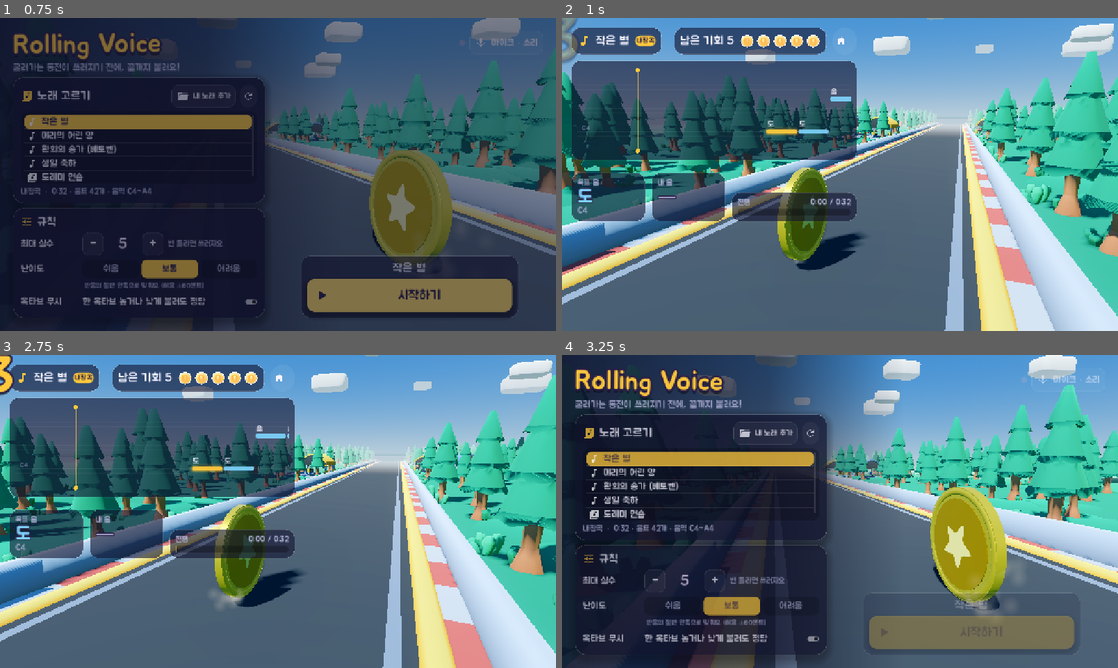
Above: before the commit, frames 1-4 (two rows, left to right).
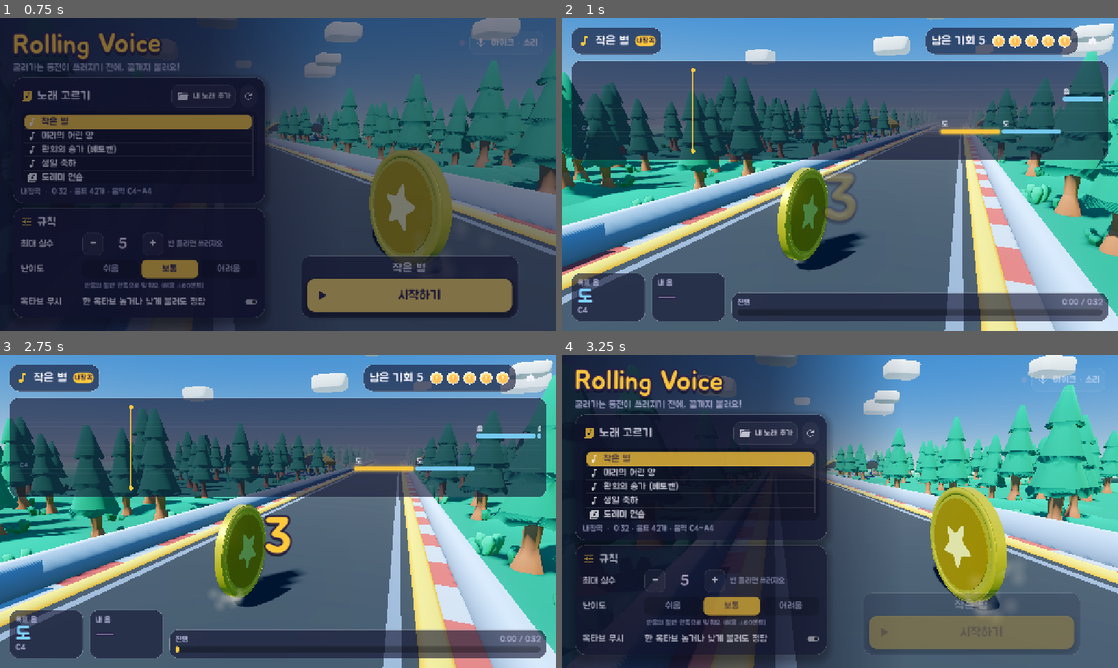
Above: after the commit, the same moments.

Repository: halfcodz/rolling_voice
Game: Godot game, scene res://scenes/main_menu.tscn
Same seed, same stepped clock (60 frames per second), same inputs: the game is played once before the commit and once after it. Sound files missing from this copy of the repository are replaced by a short silence.
Inputs (mouse positions are in pixels of both pictures, inside the frame that each line leads up to; where the layout moved, square brackets give the same spot in the first picture):
- Up to frame 1 (0.75 s): click "시작하기" at 0.5 s
- Up to frame 2 (1 s): no input
- Up to frame 3 (2.75 s): click (533, 376) [283, 376] at 1.25 s; click "시작하기" at 2 s
- Up to frame 4 (3.25 s): click (1095, 376) [845, 376] at 2.75 s

Frame 1 is identical in both runs. In frame 2, 36% of the frame differs, in the area x 0-99%, y 0-97%; in frame 3, 36%; in frame 4, nothing differs.

Commit message:
판정 순서 버그 수정, 시간 가중 판정, HUD 앵커·결승선 동기화 수정

Diff:
--- a/rolling-voice/scripts/game/game.gd
+++ b/rolling-voice/scripts/game/game.gd
@@ -26,13 +26,14 @@
 var _sfx: Dictionary = {}
 var _start_usec := 0
 var _cur := 0
-var _good := 0
-var _samples := 0
-var _total_good := 0
-var _total_samples := 0
+var _good := 0.0
+var _samples := 0.0
+var _total_good := 0.0
+var _total_samples := 0.0
 var _passed := 0
 var _judged := 0
 var _silent_time := 0.0
+var _sim_time := 0.0
 var _autoplay := ""   ## 테스트용: "good" / "bad" (명령줄 -- autoplay=good)
 
 
@@ -73,10 +74,10 @@
 func _start() -> void:
 	misses = 0
 	_cur = 0
-	_good = 0
-	_samples = 0
-	_total_good = 0
-	_total_samples = 0
+	_good = 0.0
+	_samples = 0.0
+	_total_good = 0.0
+	_total_samples = 0.0
 	_passed = 0
 	_judged = 0
 	_silent_time = 0.0
@@ -94,6 +95,7 @@
 			_hud.set_hint("반주 파일을 열 수 없어서 가이드 멜로디만 재생해요")
 	_backing.volume_db = 0.0
 	_start_usec = Time.get_ticks_usec()
+	_sim_time = 0.0
 	_synth.start()
 	if _backing.stream:
 		_backing.play()
@@ -101,6 +103,8 @@
 
 
 func song_time() -> float:
+	if not _autoplay.is_empty():
+		return _sim_time
 	if _backing.playing:
 		return _backing.get_playback_position() + AudioServer.get_time_since_last_mix() - AudioServer.get_output_latency()
 	return (Time.get_ticks_usec() - _start_usec) / 1000000.0 - AudioServer.get_output_latency()
@@ -112,6 +116,7 @@
 
 
 func _process(delta: float) -> void:
+	_sim_time += minf(delta, 1.0 / 30.0)
 	if state == State.FALLEN or state == State.CLEARED:
 		return
 	var t := song_time()
@@ -125,6 +130,15 @@
 	elif remain <= 0.0 and remain > -0.8:
 		_hud.set_countdown("시작!")
 		state = State.PLAYING
+
+	# 끝난 음표 판정 (먼저 넘겨야 지금 음표 기준으로 비교한다)
+	while _cur < song.notes.size() and te > song.notes[_cur].end:
+		_finish_note(_cur)
+		_cur += 1
+		_good = 0.0
+		_samples = 0.0
+		if state == State.FALLEN:
+			return
 
 	# 지금 부르는 음
 	var target_midi := -1
@@ -140,21 +154,14 @@
 	var in_tune := voiced and target_midi >= 0 and \
 		NoteUtils.cents_diff(sung, target_midi, GameSettings.ignore_octave) <= GameSettings.tolerance_cents()
 
-	# 판정 진행
-	while _cur < song.notes.size() and te > song.notes[_cur].end:
-		_finish_note(_cur)
-		_cur += 1
-		_good = 0
-		_samples = 0
-		if state == State.FALLEN:
-			return
-	if _cur < song.notes.size():
+	# 시간 가중 샘플 (프레임 속도와 무관)
+	if active:
 		var n2: Dictionary = song.notes[_cur]
 		var grace := minf(0.12, (n2.end - n2.start) * 0.25)
-		if te >= n2.start + grace and te <= n2.end:
-			_samples += 1
+		if te >= n2.start + grace:
+			_samples += delta
 			if in_tune:
-				_good += 1
+				_good += delta
 
 	# 실시간 흔들림: 음이 틀리면 1, 소리가 없으면 0.4
 	var live := 0.0
@@ -169,6 +176,8 @@
 	elif voiced:
 		_silent_time = 0.0
 	_hud.set_hint("마이크에 소리가 들어오지 않아요 — 메뉴에서 마이크·감도를 확인해 주세요" if _silent_time > 4.0 and _autoplay.is_empty() else "")
+
+	_world.set_finish_distance((song.duration() + 0.6 - t) * _world.speed)
 
 	# UI
 	_hud.lane.current_index = _cur if _cur < song.notes.size() else -1
@@ -196,12 +205,12 @@
 
 func _finish_note(i: int) -> void:
 	var n: Dictionary = song.notes[i]
-	if n.end - n.start < MIN_JUDGE_LEN or _samples == 0:
+	if n.end - n.start < MIN_JUDGE_LEN or _samples <= 0.0:
 		return
 	_judged += 1
 	_total_good += _good
 	_total_samples += _samples
-	var ratio := float(_good) / _samples
+	var ratio := _good / _samples
 	if ratio >= GameSettings.pass_ratio():
 		_passed += 1
 		_hud.lane.results[i] = 1
@@ -237,6 +246,7 @@
 
 func _clear() -> void:
 	state = State.CLEARED
+	_hud.set_countdown("")
 	_world.celebrate()
 	_world.stop_rolling(2.5)
 	_sfx["coin"].play()
@@ -254,7 +264,7 @@
 		"song": song.title,
 		"misses": misses,
 		"max_misses": GameSettings.max_misses,
-		"accuracy": float(_total_good) / maxi(_total_samples, 1),
+		"accuracy": _total_good / maxf(_total_samples, 0.001),
 		"passed": _passed,
 		"judged": _judged,
 		"progress": 1.0 if cleared else clampf(t / maxf(song.duration(), 0.01), 0.0, 1.0),
--- a/rolling-voice/scripts/game/game_hud.gd
+++ b/rolling-voice/scripts/game/game_hud.gd
@@ -34,14 +34,14 @@
 
 func _ready() -> void:
 	theme = GameSettings.theme
-	set_anchors_preset(Control.PRESET_FULL_RECT)
+	set_anchors_and_offsets_preset(Control.PRESET_FULL_RECT)
 	mouse_filter = Control.MOUSE_FILTER_IGNORE
 	_build()
 
 
 func _build() -> void:
 	var margin := MarginContainer.new()
-	margin.set_anchors_preset(Control.PRESET_FULL_RECT)
+	margin.set_anchors_and_offsets_preset(Control.PRESET_FULL_RECT)
 	margin.mouse_filter = Control.MOUSE_FILTER_IGNORE
 	for side in ["left", "right", "top", "bottom"]:
 		margin.add_theme_constant_override("margin_" + side, 22)
@@ -171,10 +171,8 @@
 	_countdown.add_theme_font_size_override("font_size", 120)
 	_countdown.horizontal_alignment = HORIZONTAL_ALIGNMENT_CENTER
 	_countdown.vertical_alignment = VERTICAL_ALIGNMENT_CENTER
-	_countdown.set_anchors_preset(Control.PRESET_CENTER)
-	_countdown.custom_minimum_size = Vector2(600, 180)
-	_countdown.position = Vector2(-300, -40)
-	_countdown.pivot_offset = Vector2(300, 90)
+	_countdown.set_anchors_and_offsets_preset(Control.PRESET_FULL_RECT)
+	_countdown.offset_top = 120
 	_countdown.mouse_filter = Control.MOUSE_FILTER_IGNORE
 	add_child(_countdown)
 
@@ -183,9 +181,13 @@
 	_hint.add_theme_font_size_override("font_size", 20)
 	_hint.add_theme_stylebox_override("normal", UiTheme.box(Color(UiTheme.BAD, 0.92), 999, 10.0))
 	_hint.add_theme_color_override("font_color", Color.WHITE)
-	_hint.set_anchors_preset(Control.PRESET_CENTER_BOTTOM)
+	_hint.anchor_left = 0.5
+	_hint.anchor_right = 0.5
+	_hint.anchor_top = 1.0
+	_hint.anchor_bottom = 1.0
+	_hint.offset_top = -190
+	_hint.offset_bottom = -150
 	_hint.grow_horizontal = Control.GROW_DIRECTION_BOTH
-	_hint.position.y = -150
 	_hint.visible = false
 	add_child(_hint)
 
@@ -297,6 +299,7 @@
 	_countdown.text = text
 	if text.is_empty():
 		return
+	_countdown.pivot_offset = _countdown.size * 0.5
 	_countdown.scale = Vector2(1.6, 1.6)
 	_countdown.modulate = Color(1, 1, 1, 0)
 	var tw := _countdown.create_tween().set_parallel()
@@ -321,14 +324,14 @@
 	l.add_theme_font_size_override("font_size", 56 if big else 34)
 	l.mouse_filter = Control.MOUSE_FILTER_IGNORE
 	add_child(l)
-	await get_tree().process_frame
-	var vp := get_viewport_rect().size
-	l.position = Vector2(vp.x * 0.5 - l.size.x * 0.5 + randf_range(-40, 40), vp.y * 0.52)
+	l.size = l.get_combined_minimum_size()
+	var vp := size
+	l.position = Vector2(vp.x * 0.5 - l.size.x * 0.5 + randf_range(-60, 60), vp.y * 0.56)
 	l.pivot_offset = l.size * 0.5
 	l.scale = Vector2(0.6, 0.6)
 	var tw := l.create_tween().set_parallel()
 	tw.tween_property(l, "scale", Vector2.ONE, 0.25).set_trans(Tween.TRANS_BACK).set_ease(Tween.EASE_OUT)
-	tw.tween_property(l, "position:y", l.position.y - 90.0, 1.0).set_ease(Tween.EASE_OUT)
+	tw.tween_property(l, "position:y", l.position.y - 70.0, 1.0).set_ease(Tween.EASE_OUT)
 	tw.tween_property(l, "modulate:a", 0.0, 0.4).set_delay(0.6)
 	tw.chain().tween_callback(l.queue_free)
 
@@ -338,17 +341,17 @@
 	set_countdown("")
 	set_hint("")
 	_overlay = Control.new()
-	_overlay.set_anchors_preset(Control.PRESET_FULL_RECT)
+	_overlay.set_anchors_and_offsets_preset(Control.PRESET_FULL_RECT)
 	add_child(_overlay)
 
 	var dim := ColorRect.new()
 	dim.color = Color(0.03, 0.03, 0.1, 0.55)
-	dim.set_anchors_preset(Control.PRESET_FULL_RECT)
+	dim.set_anchors_and_offsets_preset(Control.PRESET_FULL_RECT)
 	dim.modulate.a = 0.0
 	_overlay.add_child(dim)
 
 	var center := CenterContainer.new()
-	center.set_anchors_preset(Control.PRESET_FULL_RECT)
+	center.set_anchors_and_offsets_preset(Control.PRESET_FULL_RECT)
 	_overlay.add_child(center)
 	var card := PanelContainer.new()
 	card.custom_minimum_size = Vector2(560, 0)
--- a/rolling-voice/scripts/game/rolling_world.gd
+++ b/rolling-voice/scripts/game/rolling_world.gd
@@ -303,6 +303,11 @@
 	_finish_distance = maxf(sec, 0.0) * speed
 
 
+## 결승선까지 남은 거리를 직접 지정 (게임이 노래 시각에 맞춰 매 프레임 호출)
+func set_finish_distance(d: float) -> void:
+	_finish_distance = d
+
+
 func shake(amount: float) -> void:
 	_shake = maxf(_shake, amount)
 
--- a/rolling-voice/scripts/ui/main_menu.gd
+++ b/rolling-voice/scripts/ui/main_menu.gd
@@ -42,7 +42,7 @@
 	add_child(layer)
 	_ui = Control.new()
 	_ui.theme = GameSettings.theme
-	_ui.set_anchors_preset(Control.PRESET_FULL_RECT)
+	_ui.set_anchors_and_offsets_preset(Control.PRESET_FULL_RECT)
 	layer.add_child(_ui)
 	_build()
 	_refresh_songs()
@@ -62,14 +62,15 @@
 	gtex.fill_from = Vector2(0, 0)
 	gtex.fill_to = Vector2(1, 0)
 	shade.texture = gtex
-	shade.set_anchors_preset(Control.PRESET_FULL_RECT)
+	shade.set_anchors_and_offsets_preset(Control.PRESET_FULL_RECT)
 	shade.anchor_right = 0.62
+	shade.offset_right = 0
 	shade.stretch_mode = TextureRect.STRETCH_SCALE
 	shade.mouse_filter = Control.MOUSE_FILTER_IGNORE
 	_ui.add_child(shade)
 
 	var margin := MarginContainer.new()
-	margin.set_anchors_preset(Control.PRESET_FULL_RECT)
+	margin.set_anchors_and_offsets_preset(Control.PRESET_FULL_RECT)
 	for side in ["left", "right", "top", "bottom"]:
 		margin.add_theme_constant_override("margin_" + side, 30)
 	margin.mouse_filter = Control.MOUSE_FILTER_IGNORE
@@ -154,13 +155,13 @@
 
 func _build_drawer() -> void:
 	_drawer = Control.new()
-	_drawer.set_anchors_preset(Control.PRESET_FULL_RECT)
+	_drawer.set_anchors_and_offsets_preset(Control.PRESET_FULL_RECT)
 	_drawer.visible = false
 	_ui.add_child(_drawer)
 	var dim := ColorRect.new()
 	dim.name = "Dim"
 	dim.color = Color(0.02, 0.02, 0.08, 0.45)
-	dim.set_anchors_preset(Control.PRESET_FULL_RECT)
+	dim.set_anchors_and_offsets_preset(Control.PRESET_FULL_RECT)
 	dim.gui_input.connect(func(e: InputEvent) -> void:
 		if e is InputEventMouseButton and e.pressed:
 			_toggle_drawer(false))
@@ -454,18 +455,18 @@
 
 func _build_help() -> void:
 	_help = Control.new()
-	_help.set_anchors_preset(Control.PRESET_FULL_RECT)
+	_help.set_anchors_and_offsets_preset(Control.PRESET_FULL_RECT)
 	_help.visible = false
 	_ui.add_child(_help)
 	var dim := ColorRect.new()
 	dim.color = Color(0.02, 0.02, 0.08, 0.6)
-	dim.set_anchors_preset(Control.PRESET_FULL_RECT)
+	dim.set_anchors_and_offsets_preset(Control.PRESET_FULL_RECT)
 	dim.gui_input.connect(func(e: InputEvent) -> void:
 		if e is InputEventMouseButton and e.pressed:
 			_help.visible = false)
 	_help.add_child(dim)
 	var center := CenterContainer.new()
-	center.set_anchors_preset(Control.PRESET_FULL_RECT)
+	center.set_anchors_and_offsets_preset(Control.PRESET_FULL_RECT)
 	center.mouse_filter = Control.MOUSE_FILTER_IGNORE
 	_help.add_child(center)
 	var card := PanelContainer.new()
@@ -575,7 +576,7 @@
 	_click.play()
 	var fade := ColorRect.new()
 	fade.color = Color(0.06, 0.07, 0.16, 0.0)
-	fade.set_anchors_preset(Control.PRESET_FULL_RECT)
+	fade.set_anchors_and_offsets_preset(Control.PRESET_FULL_RECT)
 	_ui.add_child(fade)
 	var tw := create_tween()
 	tw.tween_property(fade, "color:a", 1.0, 0.35)
